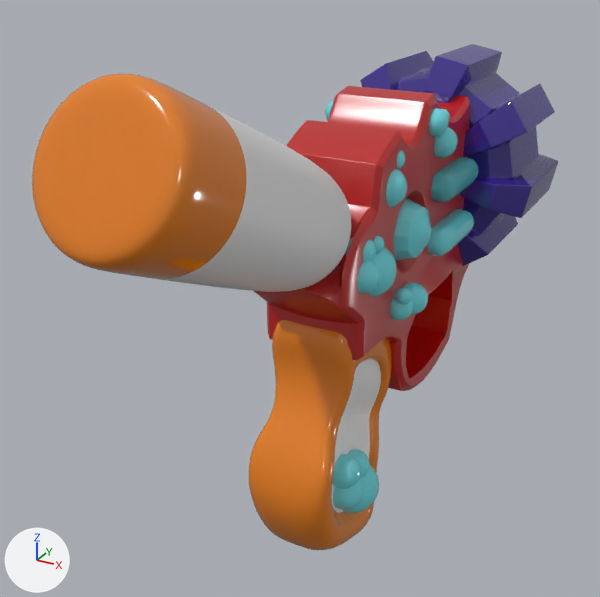
A saved change to the Blender file Arte Pop/Blender/arma2 B.blend.
Camera for both pictures: a 50 mm camera at (0.0727, -0.1556, 0.0661) aimed at (-0.0103, -0.0048, -0.0093). Arrows for +X, +Y and +Z are at lower left; the lights stay in place.
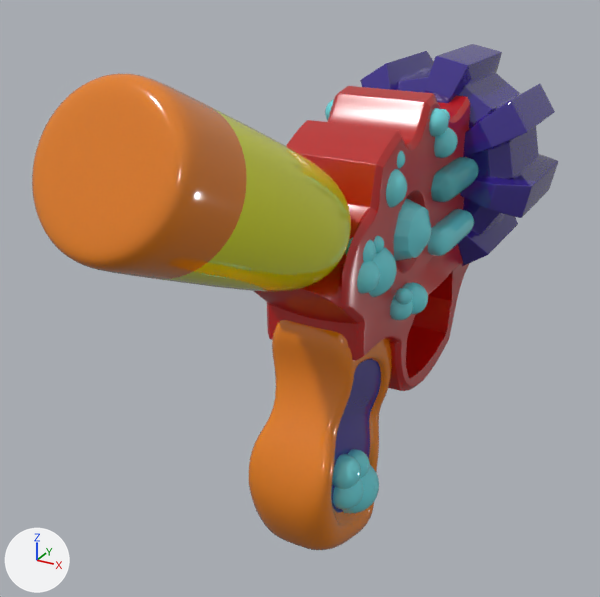
The edits, one by one:
Material 'BURBUJERO' (mat_burbujero) changes colour from white #e7e7e7 to yellow #e1e700; in linear values from (0.8, 0.8, 0.8) to (0.751, 0.8, 0.0).
In material 'BURBUJERO' (mat_burbujero), roughness goes from 0.5 to 0.0.
me_cube_003 has 88 vertices, 79 faces and spans x 0.0..0.047, y -0.142..0.023, z -0.171..0.094.
me_cube_003 is used by ob_cube; location (0.0, 0.0, -0.0272); scale (0.209, 0.236, 0.236).
me_cube_003 part 1: all 17 faces that had it switch from no material to mat_arma_2 (blue #35208d).

Pixel boxes [x1, y1, x2, y2] of what changed, in the pictures (600 x 597 px):
'Cylinder.001', recoloured, surface changed (white to yellow): [170, 108, 351, 292] in both
'Icosphere.002', recoloured: [332, 454, 356, 489] in both
'Icosphere.003', recoloured: [348, 449, 369, 462] in both
'Icosphere.006', recoloured: [345, 238, 353, 256] in both
part 1 of me_cube_003, recoloured (white to blue): [331, 359, 381, 513] in both
